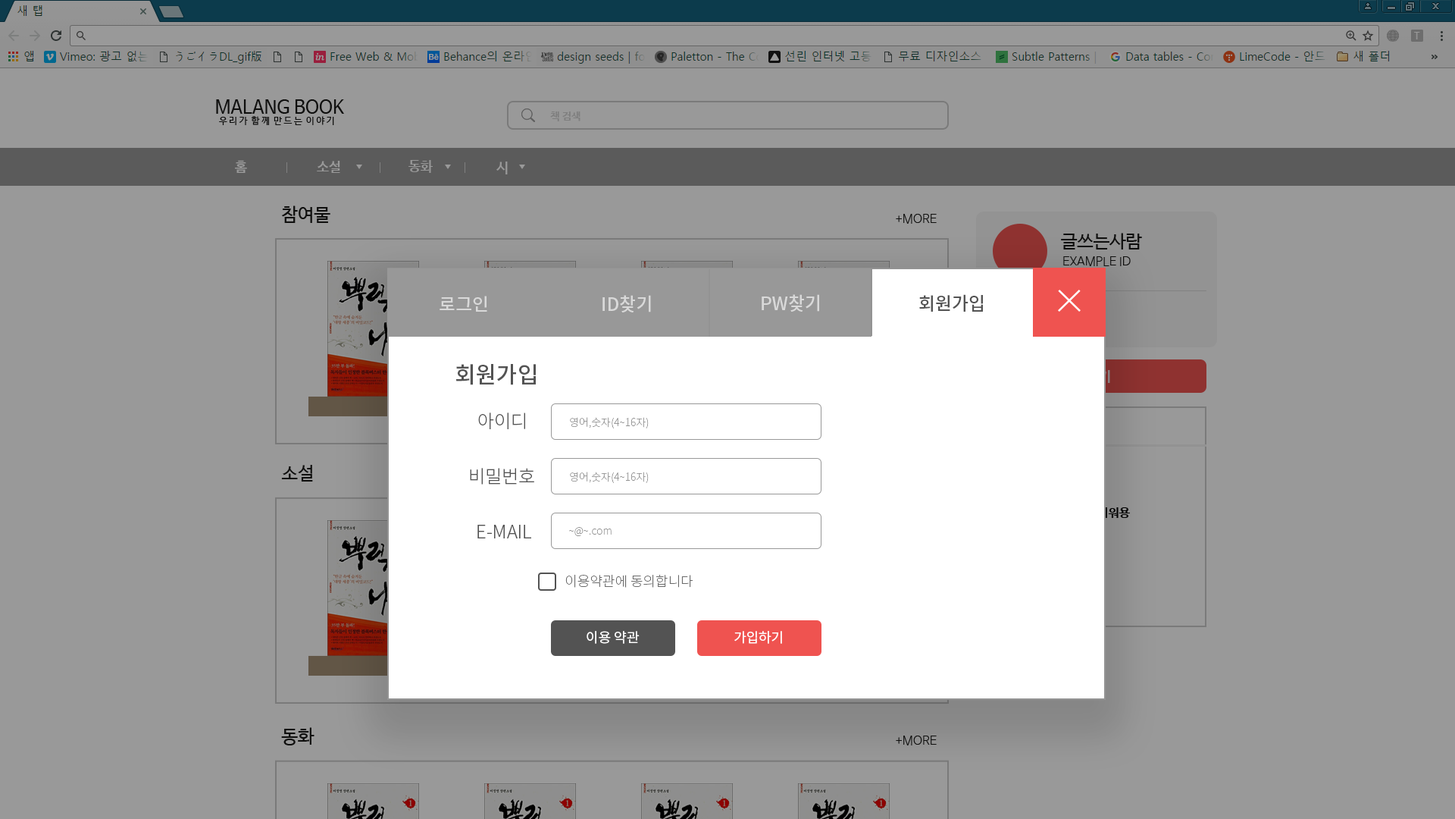
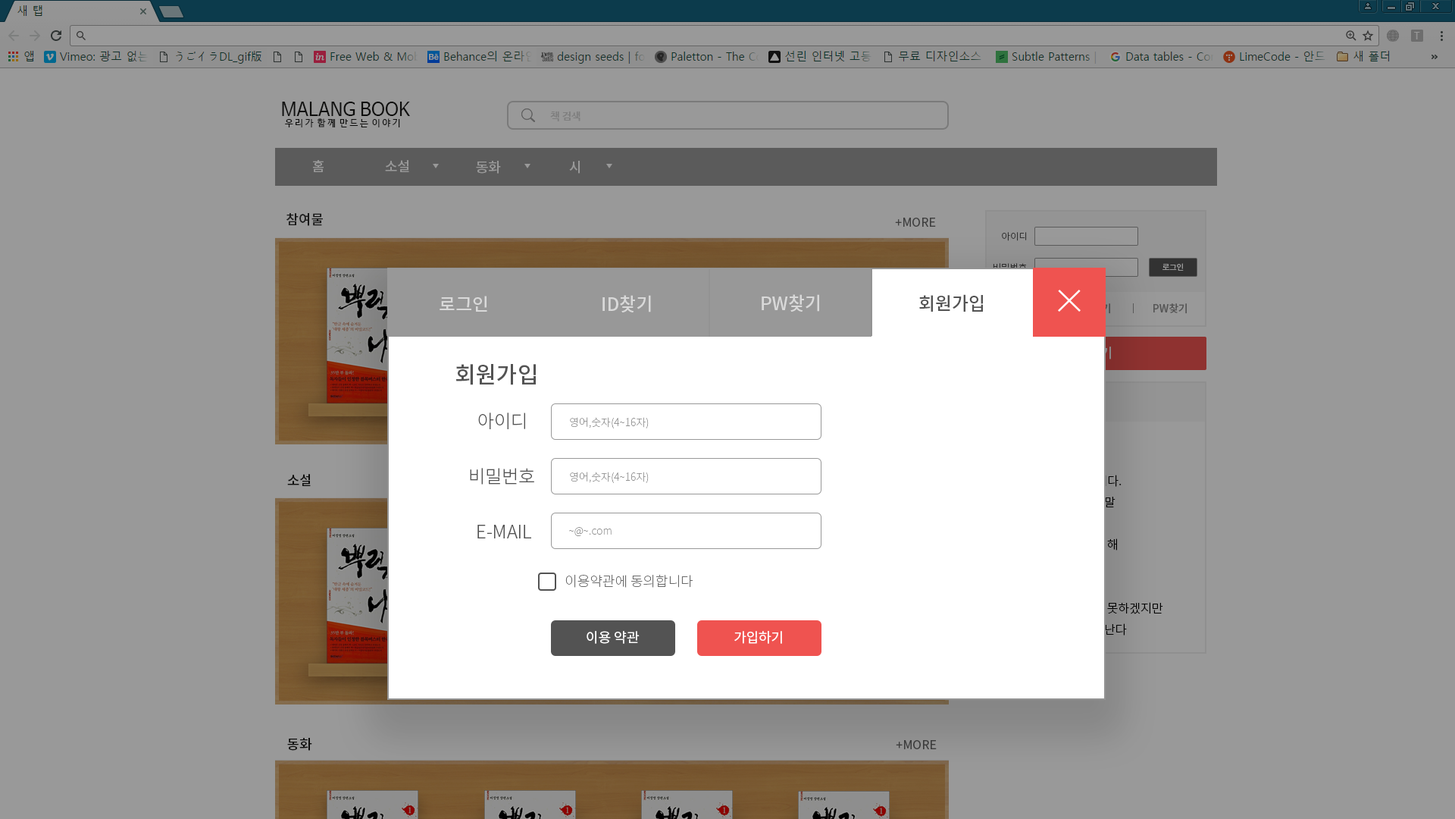
Two versions of the same layered image (1455×819). Layer-by-layer changes:
painted on "Malang-Book_main" over [0, 99, 1455, 819]
